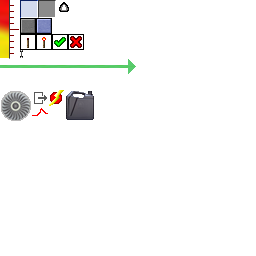
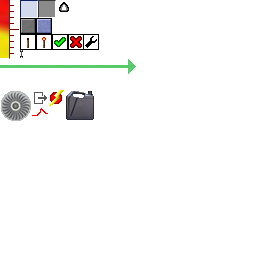
Layered file, before and after one edit (256px x 256px). Changes by layer:
added layer "wrench" above "frames guide" over [85,36,97,48]
painted on "frames guide" over [84,34,99,50]
